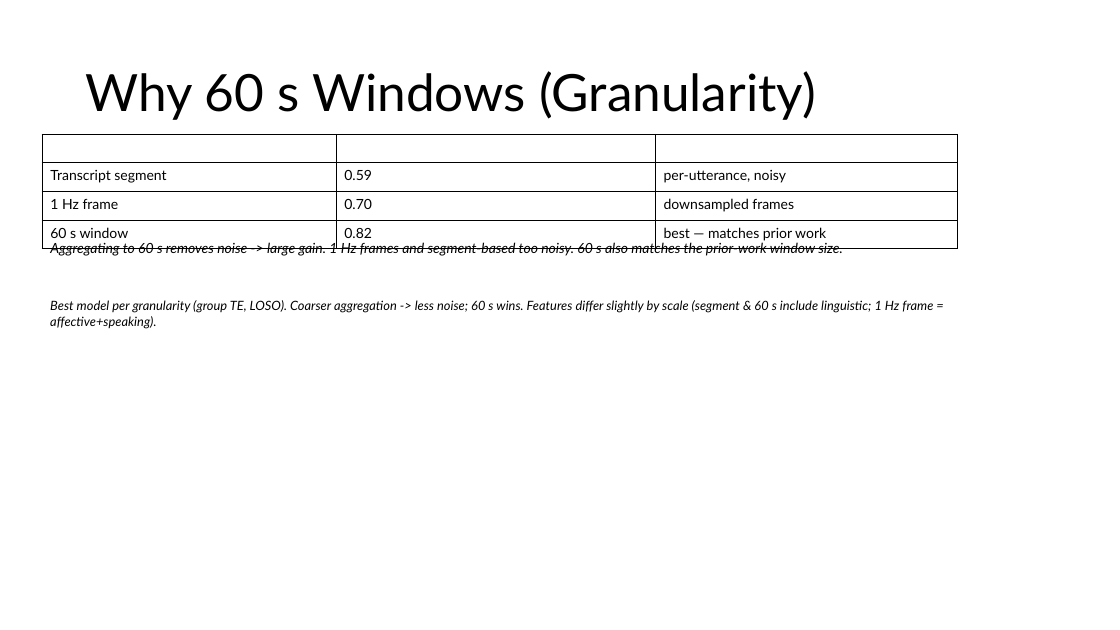
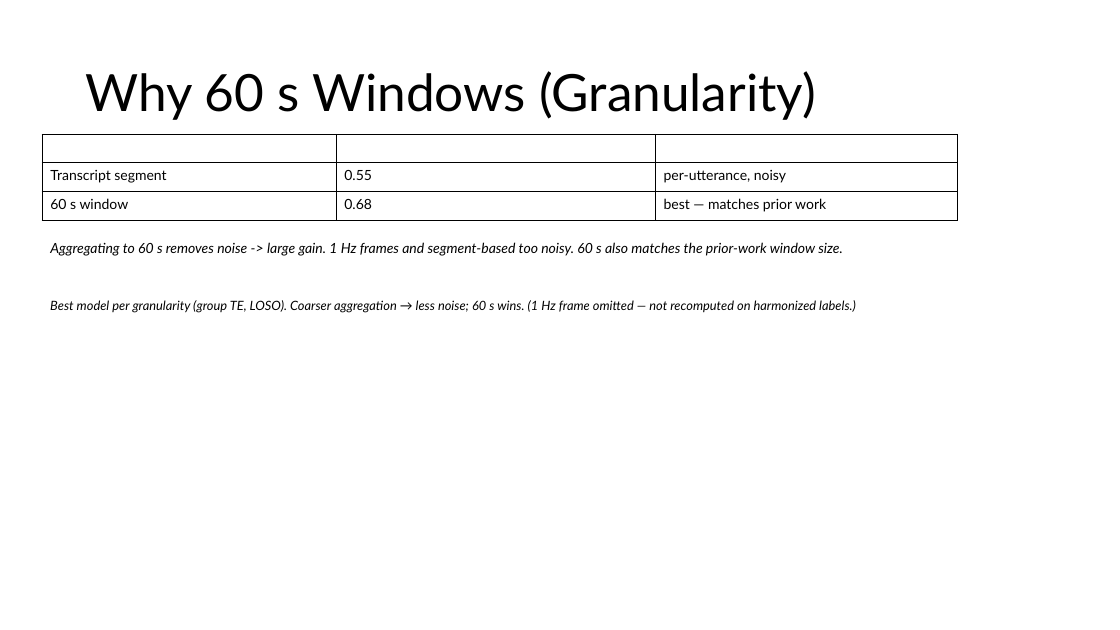
Before and after one commit to carlotes247/vilearn_ml, a slide deck: slide 14 of discover/2026_March_ViLearn_Planning.pptx. Drawn at 1120x630 pixels with LibreOffice and Linux fonts; fonts in the diff are those of the drawing. Boxes give left, top, right and bottom in pixels: in the first picture for what was removed or moved away, otherwise in the second. Text is boxed around its words. In the diff, an @@ line names an element or a change of style, - is before the commit and + after.

Commit message:
discover(deck): reframe results for harmonized labels + fair prior comparison
- results slide: neither pipeline significantly beats the other (all n.s. after Bonferroni); old beats-prior claim was a label-skew artifact
- modality ablation refreshed (double dissociation survives); granularity drops skew-inflated 1Hz row; feature coefs + embeddings rerun on clean labels
- A1 fair comparison: Carlos's GazexSpeaking QDA re-run on clean labels (his published baseline was depressed by a label time-stretch bug)
- gitignore office lock files

```diff
--- a/discover/2026_March_ViLearn_Planning.pptx
+++ b/discover/2026_March_ViLearn_Planning.pptx
@@ table at [42, 134, 958, 249] @@
-row 2: Transcript segment | 0.59 | per-utterance, noisy
-row 3: 1 Hz frame | 0.70 | downsampled frames
-row 4: 60 s window | 0.82 | best — matches prior work
+row 2: Transcript segment | 0.55 | per-utterance, noisy
+row 3: 60 s window | 0.68 | best — matches prior work
@@ text at [50, 300, 856, 313]: text changed @@
-Best model per granularity (group TE, LOSO). Coarser aggregation -> less noise; 60 s wins. Features differ slightly by scale (segment & 60 s include linguistic; 1 Hz frame = affective+speaking).
+Best model per granularity (group TE, LOSO). Coarser aggregation → less noise; 60 s wins. (1 Hz frame omitted — not recomputed on harmonized labels.)
```
Also in this commit, not shown: 5 other slides changed, 1 other file.
